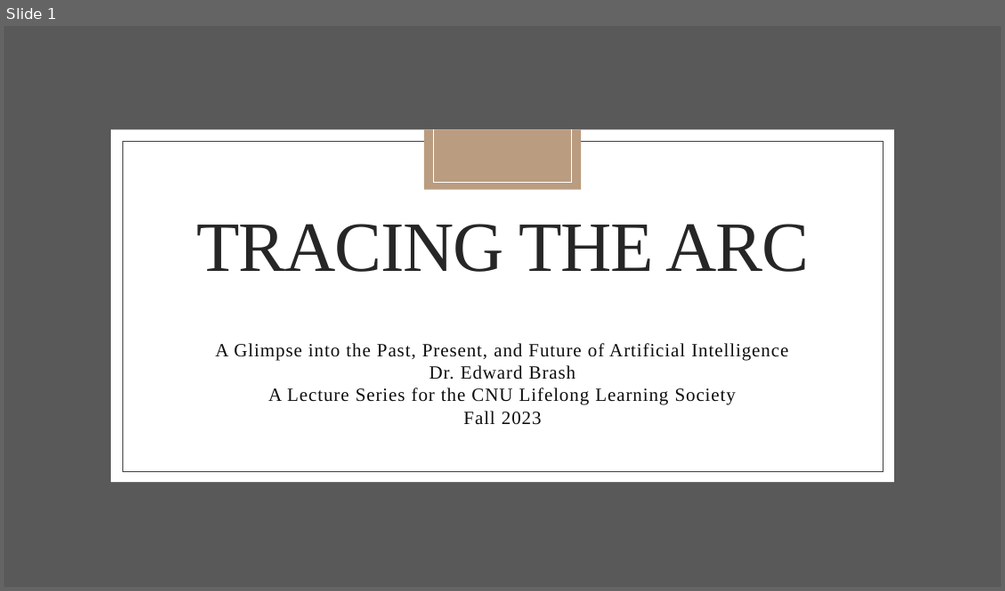
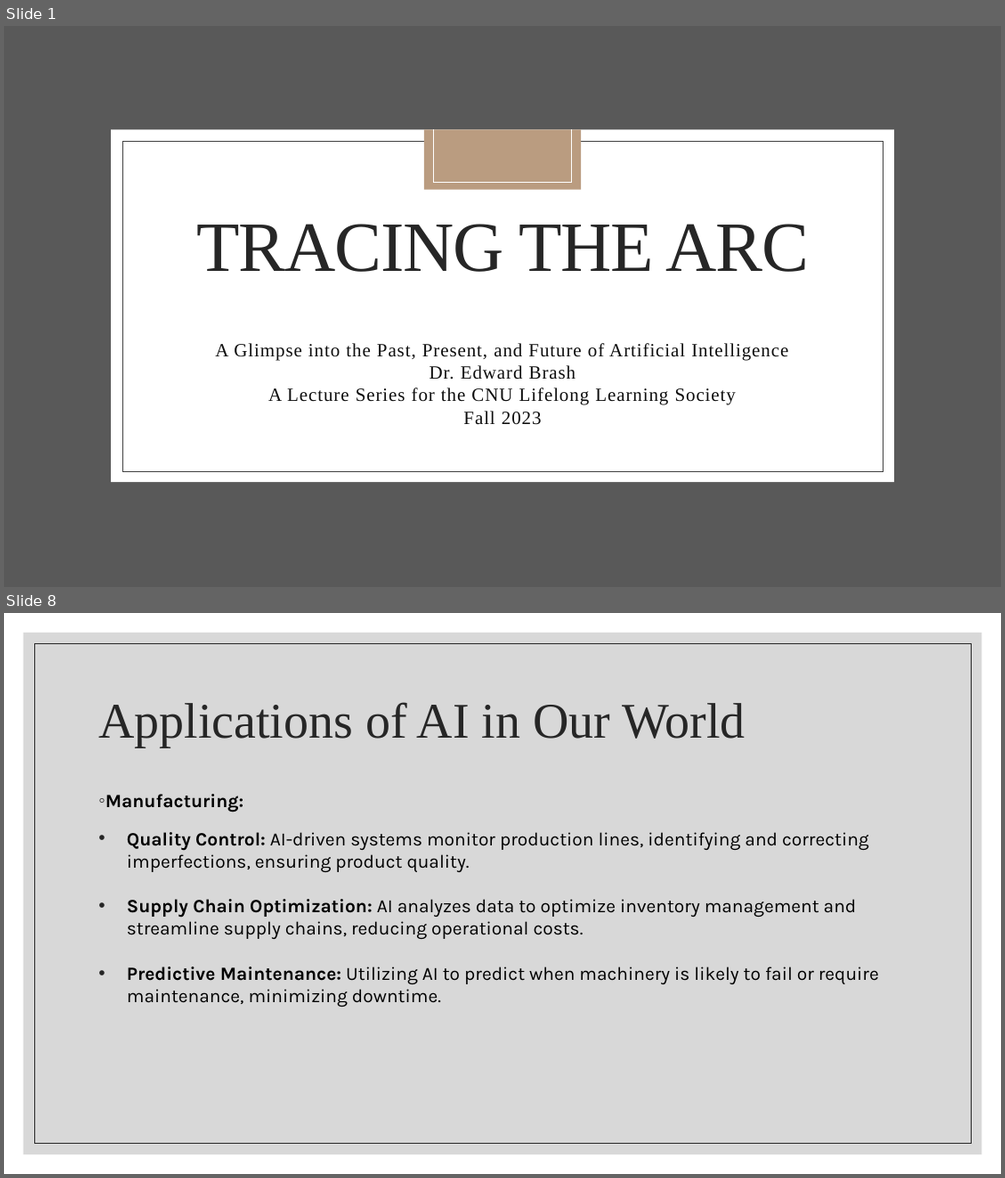
Before and after one commit to wutmeownow/phys441, a slide deck: JupyterNotebooks/LLS/Lecture2.pptx. Shown one above the other, each under a label of ours: slide 1 before the commit, slides 1 and 8 after it; the slides between them are not shown. The pictures are 1005x591 and 1005x1178 pixels, drawn with LibreOffice and Linux fonts; fonts in the diff are those of the drawing; background and template pictures are left out. Boxes give left, top, right and bottom in pixels: in the first picture for what was removed or moved away, otherwise in the second. Text is boxed around its words. In the diff, an @@ line names an element or a change of style, - is before the commit and + after.

```diff
--- a/JupyterNotebooks/LLS/Lecture2.pptx
+++ b/JupyterNotebooks/LLS/Lecture2.pptx
@@ slide 8 added at [4,613,1001,1174], background #FFFFFF @@
@@ rectangle added at [24,633,982,1154], fill #BFBFBF at 60% opacity @@
@@ rectangle added at [34,643,971,1143], outline #262626 0.5 pt @@
@@ title added at [98,702,744,747], 48 pt, text #262626 @@
+Applications of AI in Our World
@@ text added at [105,794,879,1006], 18 pt, text #000000 @@
+◦ Manufacturing:
+• Quality Control: AI-driven systems monitor production lines, identifying and correcting imperfections, ensuring product quality.
+• Supply Chain Optimization: AI analyzes data to optimize inventory management and streamline supply chains, reducing operational costs.
+• Predictive Maintenance: Utilizing AI to predict when machinery is likely to fail or require maintenance, minimizing downtime.
```
Also in this commit, not shown: 2 slides changed, 32 other slides added, 6 other files.
